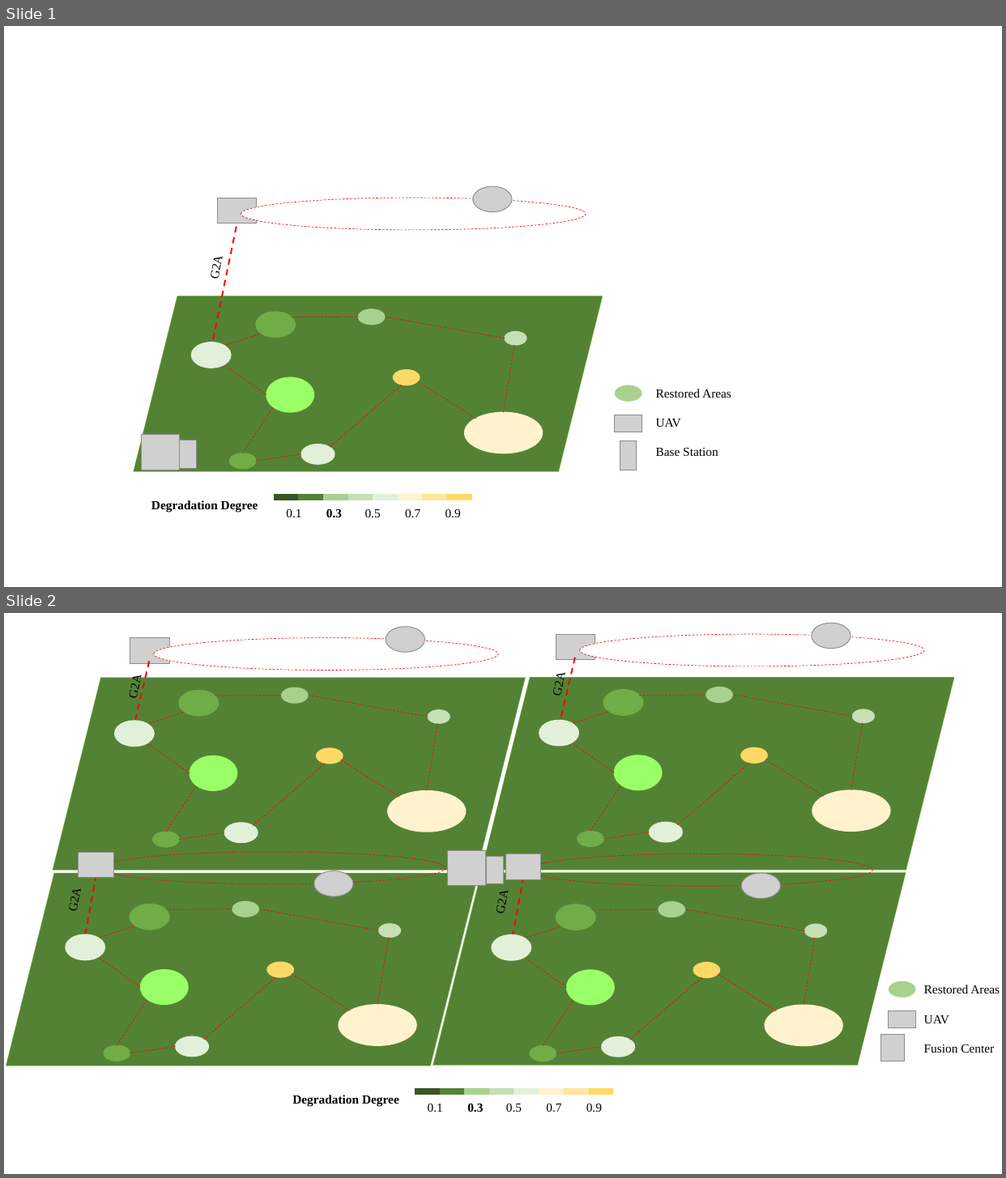
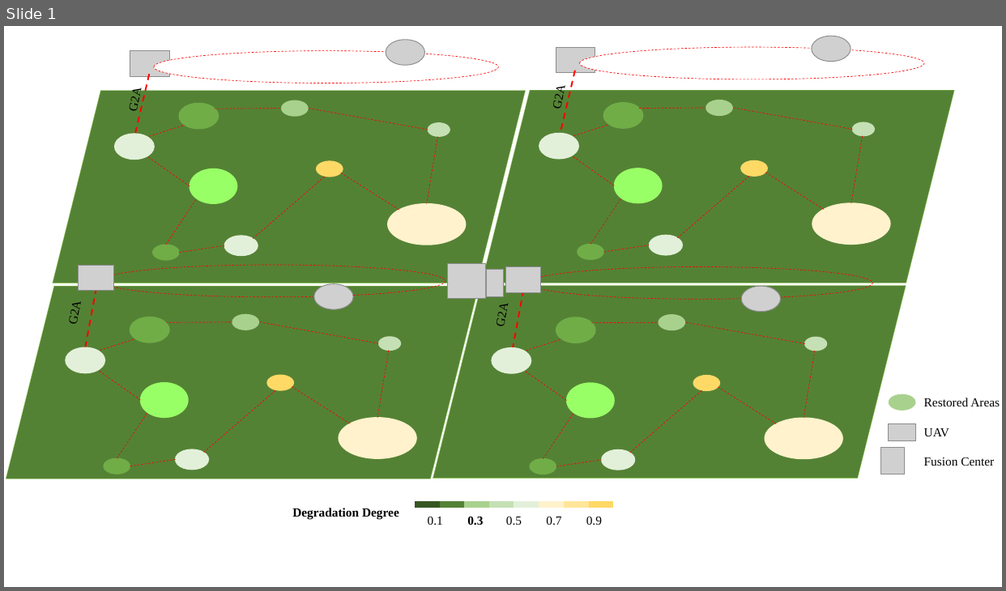
Before and after one commit to VictoryHero/DrawIO, a slide deck: graduate/Model/PPT/modify.pptx. Shown one above the other, each under a label of ours: slides 1 and 2 before the commit, slide 1 after it. The pictures are 1006x1178 and 1006x591 pixels, drawn with LibreOffice and Linux fonts; fonts in the diff are those of the drawing; grey boxes stand for pictures; background and template pictures are left out. Boxes give left, top, right and bottom in pixels: in the first picture for what was removed or moved away, otherwise in the second. Text is boxed around its words. In the diff, an @@ line names an element or a change of style, - is before the commit and + after.

```diff
--- a/graduate/Model/PPT/modify.pptx
+++ b/graduate/Model/PPT/modify.pptx
@@ slide 1 removed at <box>4,26,1002,587</box>, background #FFFFFF @@
@@ group removed at <box>207,187,586,339</box>: 2 pictures, 1 ellipse, 1 text, 1 line @@
-G2A
@@ parallelogram removed at <box>134,297,603,472</box> @@
@@ ellipse removed at <box>256,312,296,337</box> @@
@@ ellipse removed at <box>358,310,385,325</box> @@
@@ line removed from (226, 345) to (262, 334) @@
@@ line removed from (292, 318) to (358, 318) @@
@@ line removed from (505, 338) to (386, 318) @@
@@ ellipse removed at <box>505,331,526,345</box> @@
@@ ellipse removed at <box>191,343,231,368</box> @@
@@ line removed from (266, 395) to (224, 365) @@
@@ line removed from (514, 345) to (503, 413) @@
@@ ellipse removed at <box>266,378,314,412</box> @@
@@ line removed from (330, 447) to (402, 386) @@
@@ ellipse removed at <box>394,370,420,386</box> @@
@@ line removed from (476, 419) to (417, 382) @@
@@ table removed at <box>594,379,748,467</box>, 3 rows, 2 columns @@
- | Restored Areas
- | UAV
- | Base Station
@@ ellipse removed at <box>616,386,641,401</box> @@
@@ line removed from (243, 454) to (274, 407) @@
@@ ellipse removed at <box>464,413,543,454</box> @@
@@ picture removed at <box>141,435,179,470</box> @@
@@ picture removed at <box>615,416,642,433</box> @@
@@ picture removed at <box>179,441,197,468</box> @@
@@ ellipse removed at <box>229,454,256,468</box> @@
@@ line removed from (256, 461) to (301, 454) @@
@@ ellipse removed at <box>301,445,334,465</box> @@
@@ picture removed at <box>620,442,637,470</box> @@
@@ text removed at <box>151,501,258,513</box> @@
-Degradation Degree
@@ table removed at <box>273,503,475,525</box>, 1 rows, 5 columns @@
-0.1 | 0.3 | 0.5 | 0.7 | 0.9
@@ group removed at <box>274,497,473,497</box>: 8 lines @@
@@ what was slide 2 is now slide 1 @@
```
Also in this commit, not shown: 1 other slide removed, 2 other files.
